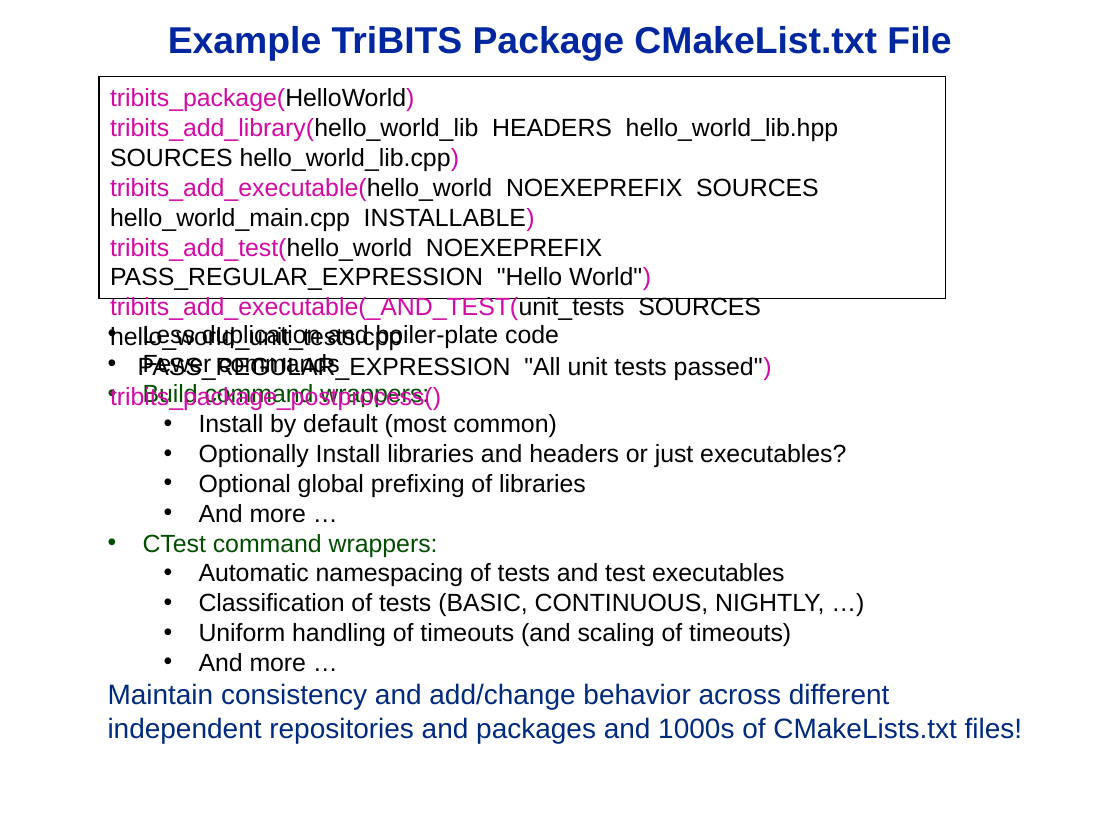
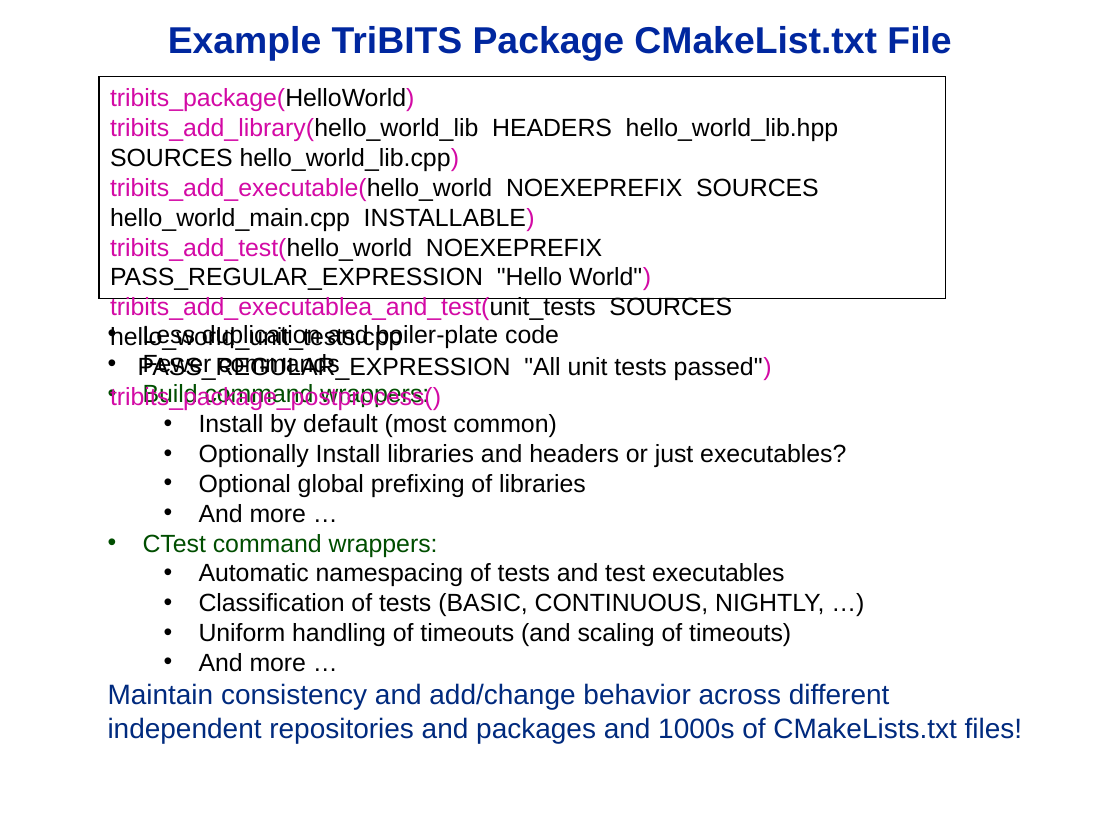
Before and after one commit to bartlettroscoe/bartlettroscoe.github.io, a slide deck: slide 12 of publications/TriBITS_MultiRepo_20160609.pptx. Drawn at 1120x840 pixels with LibreOffice and Linux fonts; fonts in the diff are those of the drawing; background and template pictures are left out. Boxes give left, top, right and bottom in pixels: in the first picture for what was removed or moved away, otherwise in the second. Text is boxed around its words. In the diff, an @@ line names an element or a change of style, - is before the commit and + after.

Commit message:
Update the TriBITS MultiRepo presentations
Just fixed a small typo

```diff
--- a/publications/TriBITS_MultiRepo_20160609.pptx
+++ b/publications/TriBITS_MultiRepo_20160609.pptx
@@ text in rectangle at [110, 297, 732, 350]: text changed @@
-  tribits_add_executable(_AND_TEST(unit_tests SOURCES hello_world_unit_tests.cpp
+  tribits_add_executablea_and_test(unit_tests SOURCES hello_world_unit_tests.cpp
```
Also in this commit, not shown: 1 other file.
